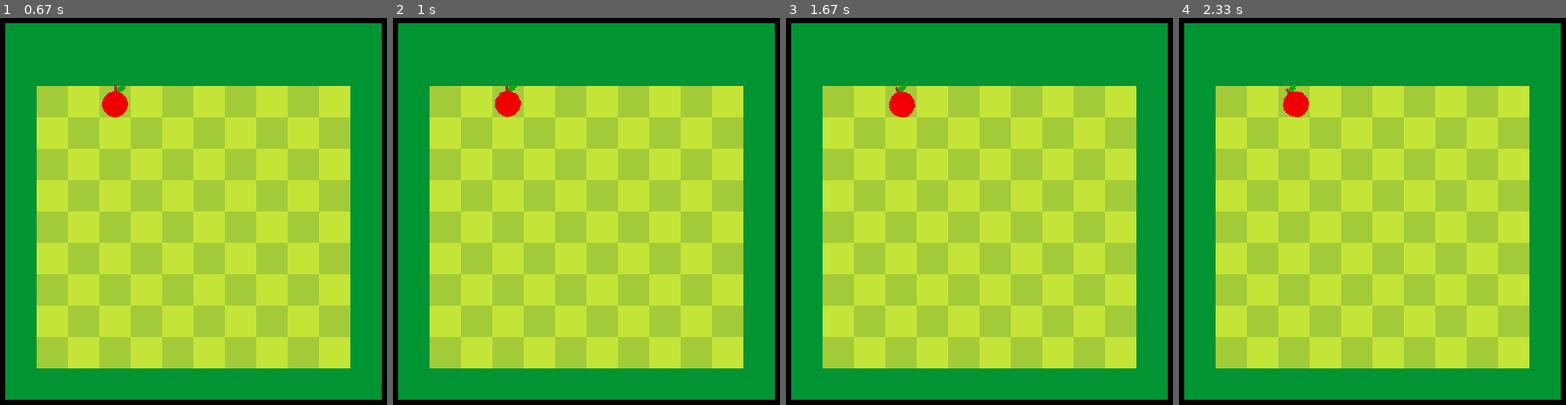
Above: before the commit, frames 1-4 (left to right).
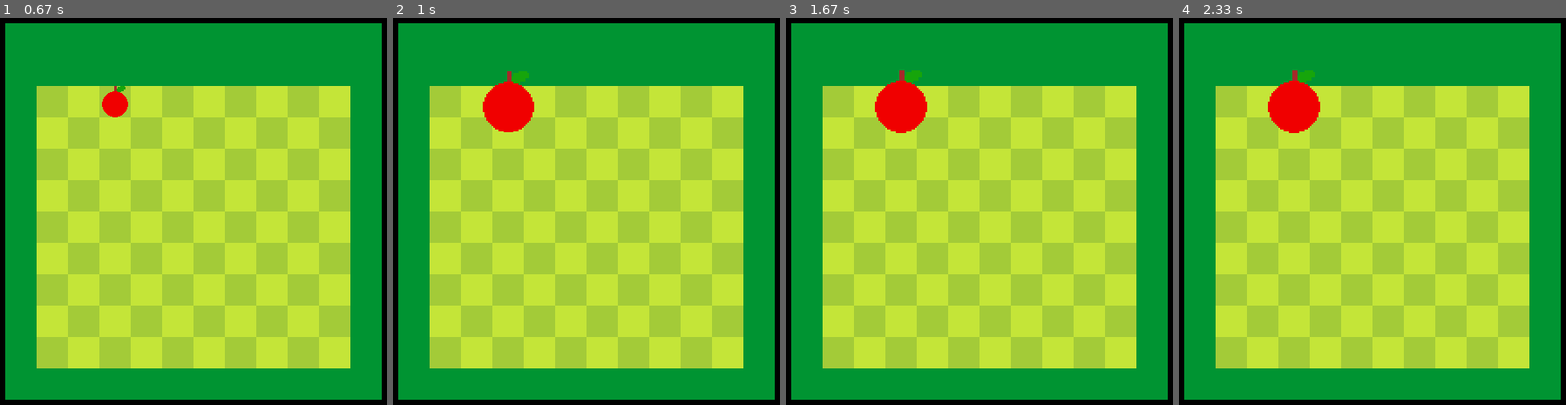
Above: after the commit, the same moments.

Repository: the24/pygame-snake
Game: pygame game, started from main.py
The game is run twice, just before and just after one commit, with the same random seed, the same clock (stepped at 60 frames per second) and the same inputs.
Inputs:
- Up to frame 1 (0.67 s): tap Space at 0.33 s
- Up to frame 2 (1 s): tap A at 0.67 s
- Up to frame 3 (1.67 s): no input
- Up to frame 4 (2.33 s): no input

Frame 1 is identical in both runs. In frame 2, 1.1% of the frame differs, in the area x 23-37%, y 13-30%; in frame 3, 1.2%, in the area x 22-37%, y 13-30%; in frame 4, 1.2%.

Commit message:
+ de séparation entre le gui et la partie logique

Diff:
--- a/animation.py
+++ b/animation.py
@@ -4,13 +4,19 @@
 
 import pygame
 
+from gui import ScreenObj
 from object import Object
 
 
 class Anim:
 
-    def __init__(self, obj_ptr, duration, loop = False) -> None:
-        self.obj_ptr: List[Object] = obj_ptr
+    def __init__(self,
+                 ptr: List[ScreenObj],
+                 duration: int,
+                 loop: bool = False) -> None:
+
+        self.ptr: List[ScreenObj] = ptr
+        self.original_surface = ptr[0].obj_ptr[0]._surface
         self.duration = duration
         self.frame_passed = 0
         self.loop = loop
@@ -31,42 +37,51 @@
 class RotateAnim(Anim):
 
     def __init__(self,
-                 obj_ptr:   List[Object],
+                 ptr:   List[ScreenObj],
                  duration:  int,
                  angle:     int,
                  loop:      bool = False) -> None:
 
-        super().__init__(obj_ptr, duration, loop=loop)
+        super().__init__(ptr, duration, loop=loop)
         self.angle = angle
-        self.original_surface = obj_ptr[0]._surface.copy()
 
     def anim(self) -> None:
         super().anim()
-        obj = self.obj_ptr[0]
+        obj = self.ptr[0]
 
         angle = (self.angle / self.duration) * self.frame_passed
 
         rotated_surf = pygame.transform.rotate(self.original_surface, angle)
-        obj._surface = rotated_surf
+        obj.surface = rotated_surf
 
 class ZoomAnim(Anim):
 
     def __init__(self,
-                 obj_ptr:   List[Object],
+                 ptr:   List[ScreenObj],
                  duration:  int,
                  zoom:      float,
                  loop:      bool = False) -> None:
 
-        super().__init__(obj_ptr, duration, loop=loop)
+        super().__init__(ptr, duration, loop=loop)
         self.zoom = zoom
-        self.original_surface = obj_ptr[0]._surface.copy()
 
     def anim(self) -> None:
         super().anim()
-        obj = self.obj_ptr[0]
+        obj = self.ptr[0]
 
         zoom = ((self.zoom - 1) / self.duration) * self.frame_passed + 1
 
         new_width  = self.original_surface.get_width() * zoom
         new_height = self.original_surface.get_height() * zoom
-        obj._surface = pygame.transform.scale(self.original_surface, (new_width, new_height))
+        obj.surface = pygame.transform.scale(self.original_surface, (new_width, new_height))
+
+class TranslateAnim(Anim):
+
+    def __init__(self,
+                 obj_ptr:   List[Object],
+                 duration:  int,
+                 loop:      bool = False) -> None:
+        super().__init__(obj_ptr, duration, loop=loop)
+
+    def anim(self) -> None:
+        super().anim()
--- a/gui/__init__.py
+++ b/gui/__init__.py
@@ -1,7 +1,8 @@
 from math import ceil, floor
-from typing import Tuple
+from typing import List, Tuple
 
 import pygame
+from object import Object
 from pygame import Rect, Surface
 
 import gui.colors
@@ -23,6 +24,16 @@
         self.rect.x = x
         self.rect.y = y
 
+class ScreenObj:
+
+    def __init__(self,
+                 surface: Surface,
+                 screen_pos: _IntVec2D,
+                 obj_ptr: int) -> None:
+
+        self.surface: Surface       = surface
+        self.screen_pos: _IntVec2D  = screen_pos
+        self.obj_ptr: List[Object]  = obj_ptr
 
 def draw_ellipse_angle(surface: Surface, color: _ColorValue, rect, angle, width=0):
     target_rect = Rect(rect)
--- a/main.py
+++ b/main.py
@@ -18,6 +18,7 @@
         self.board.center(screen)
 
         self.game_map = Map((10, 9), tile_size, self.board.map_pos)
+        self.game_map.add_object(self.obj)
 
     def start(self):
         self.playing = True
@@ -33,14 +34,13 @@
 
         self.board.draw(screen)
         self.game_map.handle_anim()
-        pos, surf = self.game_map.get_ui_obj(self.obj)
-        screen.blit(surf, pos)
+        self.game_map.draw(screen)
 
         pygame.display.flip()
 
     def handle_keys(self, keys):
         if keys[K_SPACE]: game.start()
-        if keys[K_a]: self.game_map.obj_rotate(self.obj, 360, 2*60)
+        if keys[K_a]: self.game_map.obj_zoom(self.obj, 20, 2.0)
         # if keys[K_UP] and not game.snake.dir == [0, 1]: game.snake.up()
         # if keys[K_DOWN] and not game.snake.dir == [0, -1]: game.snake.down()
         # if keys[K_RIGHT] and not game.snake.dir == [-1, 0]: game.snake.right()
--- a/map.py
+++ b/map.py
@@ -1,36 +1,55 @@
-from typing import List, Tuple
+from types import NoneType
+from typing import List, Tuple, Union
 
 import pygame
 from pygame import Rect, Surface
 
 from animation import Anim, RotateAnim, ZoomAnim
+from gui import ScreenObj
 from object import Object
 
 _IntVec2D = Tuple[int, int]
-
-class Tile:
-
-    def __init__(self) -> None:
-        pass
 
 class Map:
 
     def __init__(self, size, tile_size, pos = (0, 0)) -> None:
         w = size[0] * tile_size
         h = size[1] * tile_size
-        self.rect = Rect(*pos, w, h)
-        self.size = size
-        self.tile_size = tile_size
+        self.rect: Rect         = Rect(*pos, w, h)
+        self.size: _IntVec2D    = size
+        self.tile_size: int     = tile_size
 
-        self.anim_list: List[Anim] = []
+        self.obj_list:  List[ScreenObj] = []
+        self.anim_list: List[Anim]      = []
 
-    def get_ui_obj(self, obj: Object) -> Tuple[_IntVec2D, Surface]:
+    def get_pos(self, x, y) -> Rect:
+        x =  x * self.tile_size + self.rect.x
+        y =  y * self.tile_size + self.rect.y
+        return Rect(x, y, self.tile_size, self.tile_size)
+
+    def add_object(self, obj: Object) -> None:
         x =  obj.pos[0] * self.tile_size + self.rect.x
         x += round((self.tile_size - obj._surface.get_width()) / 2)
         y =  obj.pos[1] * self.tile_size + self.rect.y
         y += round((self.tile_size - obj._surface.get_height()) / 2)
+        screen_obj = ScreenObj(obj._surface.copy(), (x, y), [obj])
+        self.obj_list.append(screen_obj)
 
-        return ((x, y), obj._surface)
+    def remove_object(self, obj: Object) -> ScreenObj:
+        for i, screen_obj in enumerate(self.obj_list):
+            if screen_obj.obj_ptr[0] is obj:
+                return self.obj_list.pop(i)
+
+    def get_screen_obj(self, obj: Object) -> Union[ScreenObj, NoneType]:
+        for screen_obj in self.obj_list:
+            if screen_obj.obj_ptr[0] is obj:
+                return screen_obj
+
+        print("There is no ScreenObj associated to this Object")
+
+    def draw(self, screen: Surface):
+        for screen_obj in self.obj_list:
+            screen.blit(screen_obj.surface, screen_obj.screen_pos)
 
     def handle_anim(self):
         self.anim_list = list(filter(lambda anim: not anim.ended,
@@ -38,16 +57,24 @@
         for anim in self.anim_list:
             anim.anim()
 
+            obj = anim.ptr[0]
+            x, y = self.get_pos(*obj.obj_ptr[0].pos).topleft
+            x += round((self.tile_size - obj.surface.get_width()) / 2)
+            y += round((self.tile_size - obj.surface.get_height()) / 2)
+            obj.screen_pos = (x, y)
+
     def obj_rotate(self, obj, duration, angle, loop = False):
+        screen_obj = self.get_screen_obj(obj)
         for anim in self.anim_list:
-            if obj is anim.obj_ptr[0] and isinstance(anim, RotateAnim):
+            if screen_obj is anim.ptr[0] and isinstance(anim, RotateAnim):
                 return
 
-        self.anim_list.append(RotateAnim([obj], duration, angle, loop))
+        self.anim_list.append(RotateAnim([screen_obj], duration, angle, loop))
 
     def obj_zoom(self, obj, duration, zoom, loop = False):
+        screen_obj = self.get_screen_obj(obj)
         for anim in self.anim_list:
-            if obj is anim.obj_ptr[0] and isinstance(anim, ZoomAnim):
+            if screen_obj is anim.ptr[0] and isinstance(anim, ZoomAnim):
                 return
 
-        self.anim_list.append(ZoomAnim([obj], duration, zoom, loop))
+        self.anim_list.append(ZoomAnim([screen_obj], duration, zoom, loop))
